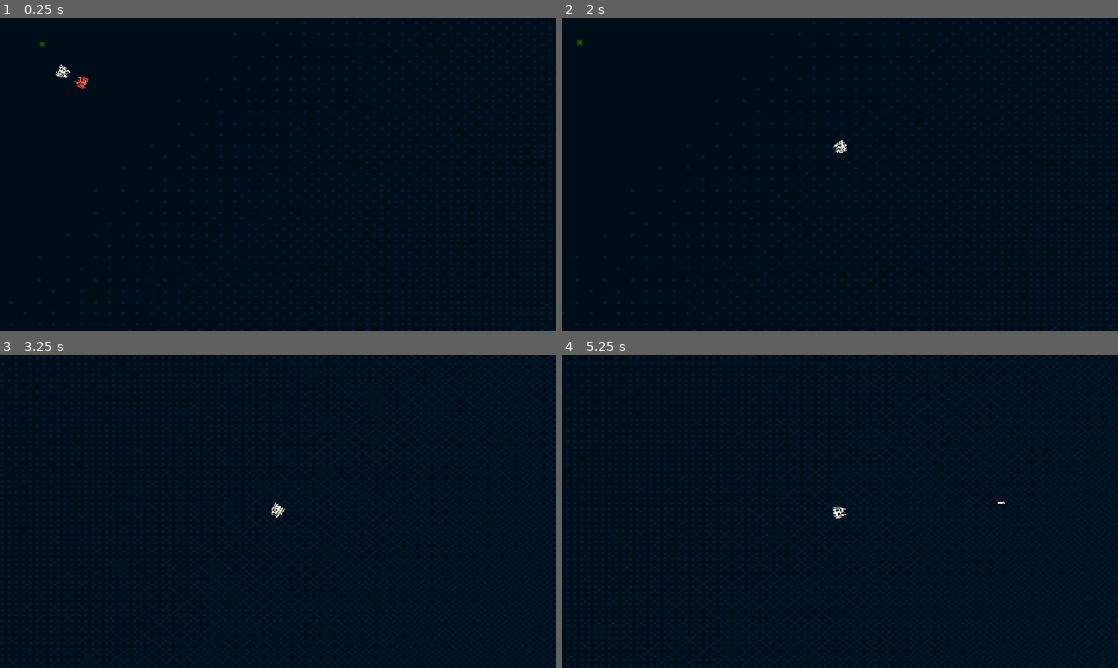
Above: before the commit, frames 1-4 (two rows, left to right).
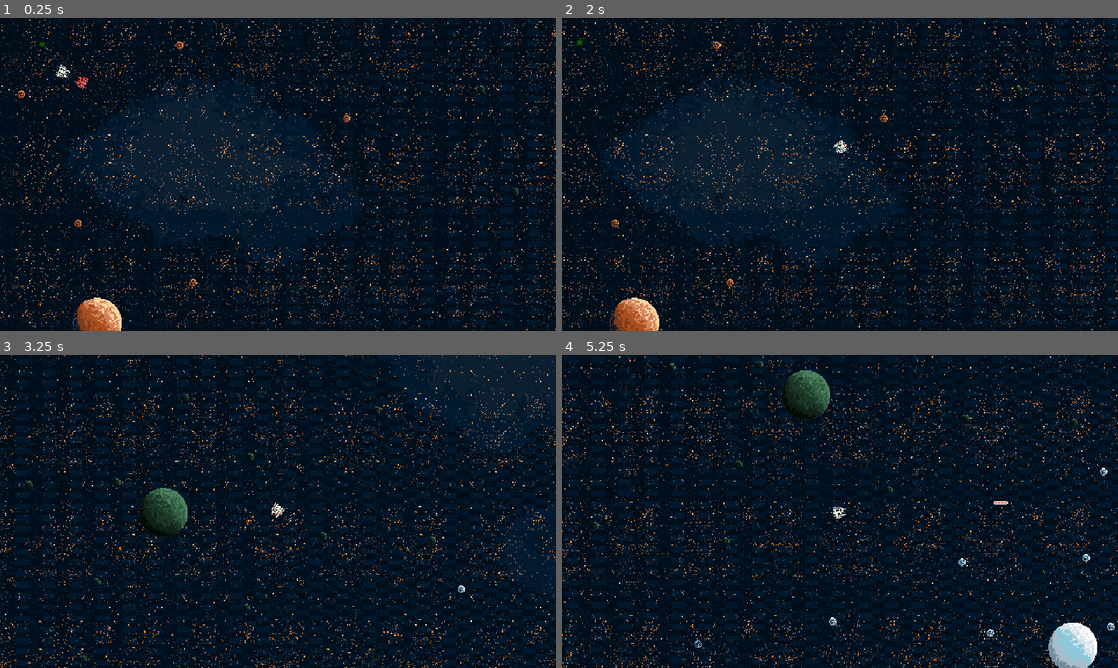
Above: after the commit, the same moments.

Repository: ungoabi/GMTK-GameJam-2026
Game: Godot game, scene res://scenes/main/main.tscn
Two runs of this game, one before a commit and one after it. Both use one fixed random seed, a clock stepped at 60 frames per second and the inputs below. The engine's default icon, where the game draws it, is replaced by a stand-in: a white triangle on a blue panel in a dark square.
Inputs (mouse positions are in pixels of both pictures, inside the frame that each line leads up to):
- Up to frame 1 (0.25 s): no input
- Up to frame 2 (2 s): move the mouse to (962, 158) at 0.52 s; press the mouse at (962, 158) at 0.53 s; hold D (move_right) 0.53-1.28 s; move the mouse to (728, 190) at 1.27 s; release the mouse at (728, 190) at 1.28 s; hold S (move_down) from 1.28 s (still down); click (728, 190) at 1.35 s
- Up to frame 3 (3.25 s): move the mouse to (333, 442) at 2.02 s; release S (move_down) at 2.03 s; press the mouse at (333, 442) at 2.03 s; hold D (move_right) 2.03-2.78 s; move the mouse to (250, 574) at 2.77 s; release the mouse at (250, 574) at 2.78 s; hold U (debug_upgrade) from 2.78 s (still down); click (250, 574) at 2.85 s
- Up to frame 4 (5.25 s): move the mouse to (1006, 558) at 3.52 s; release U (debug_upgrade) at 3.53 s; press the mouse at (1006, 558) at 3.53 s; hold A (move_left) 3.53-5.03 s; move the mouse to (673, 464) at 4.27 s; release the mouse at (673, 464) at 4.28 s; click (673, 464) at 4.35 s; move the mouse to (867, 511) at 5.02 s; press the mouse at (867, 511) at 5.03 s; hold S (move_down) from 5.03 s (still down)

The runs differ from the first frame. In frame 1, 5.4% of the frame differs, in the area x 0-100%, y 0-100%; in frame 2, 5.6%; in frame 3, 5.3%; in frame 4, 6.5%.

Commit message:
Added background
added background and tweaked hitboxes

Diff:
--- a/scenes/entities/enemy/enemy.tscn
+++ b/scenes/entities/enemy/enemy.tscn
@@ -6,6 +6,7 @@
 [ext_resource type="Script" uid="uid://cdvghh2nxpo6v" path="res://scenes/player/animation.gd" id="4_7gxlw"]
 
 [sub_resource type="CircleShape2D" id="CircleShape2D_rs74b"]
+radius = 19.026299
 
 [sub_resource type="Animation" id="Animation_75vfm"]
 length = 0.001
--- a/scenes/main/main.tscn
+++ b/scenes/main/main.tscn
@@ -2,7 +2,7 @@
 
 [ext_resource type="Script" uid="uid://oig6322gqcj5" path="res://scenes/main/spawnpoints.gd" id="1_6q06x"]
 [ext_resource type="PackedScene" uid="uid://4o6ejd3y3itj" path="res://scenes/player/player.tscn" id="1_hyk8p"]
-[ext_resource type="Texture2D" uid="uid://cibhoo7b1v0hw" path="res://assets/sprites/background/background.png" id="2_6q06x"]
+[ext_resource type="Texture2D" uid="uid://dajvro13rswhn" path="res://assets/sprites/background/test.png" id="2_6q06x"]
 [ext_resource type="PackedScene" uid="uid://dvc3x84p35o7s" path="res://scenes/entities/civilian/civilian.tscn" id="3_k2fmo"]
 [ext_resource type="PackedScene" uid="uid://dlsn7gc1ue34q" path="res://scenes/entities/enemy/enemy.tscn" id="4_l3cfh"]
 
@@ -12,9 +12,8 @@
 [node name="World" type="Node2D" parent="." unique_id=1263326404]
 process_mode = 1
 
-[node name="Spawnpoints" type="Node2D" parent="World" unique_id=1154589166 node_paths=PackedStringArray("enemy")]
+[node name="Spawnpoints" type="Node2D" parent="World" unique_id=1154589166]
 script = ExtResource("1_6q06x")
-enemy = NodePath("../Entity/Enemy")
 
 [node name="Spawn1" type="Marker2D" parent="World/Spawnpoints" unique_id=2078515676]
 position = Vector2(-81, -53)
@@ -35,8 +34,8 @@
 [node name="Level" type="Node2D" parent="World" unique_id=21942664]
 
 [node name="Background" type="Sprite2D" parent="World/Level" unique_id=577213983]
-position = Vector2(1245, 753.99994)
-scale = Vector2(8.043814, 6.4300475)
+position = Vector2(1242.9521, 739.59155)
+scale = Vector2(1.0336385, 1.0845447)
 texture = ExtResource("2_6q06x")
 
 [node name="Entity" type="Node2D" parent="World" unique_id=1025459119]
--- a/scenes/projectiles/laser/laser.tscn
+++ b/scenes/projectiles/laser/laser.tscn
@@ -5,9 +5,10 @@
 [ext_resource type="Texture2D" uid="uid://b7m55gqjlq70p" path="res://assets/sprites/projectiles/Laser.png" id="3_i2164"]
 
 [sub_resource type="RectangleShape2D" id="RectangleShape2D_nop1w"]
-size = Vector2(17, 4)
+size = Vector2(17, 7)
 
 [node name="Laser" unique_id=762825372 instance=ExtResource("1_6n5om")]
+scale = Vector2(2, 2)
 script = ExtResource("2_q6ovb")
 speed = 1500.0
 damage = 2
Binary file added: assets/sprites/background/test.png
Not shown, added: assets/sprites/background/test.png.import
